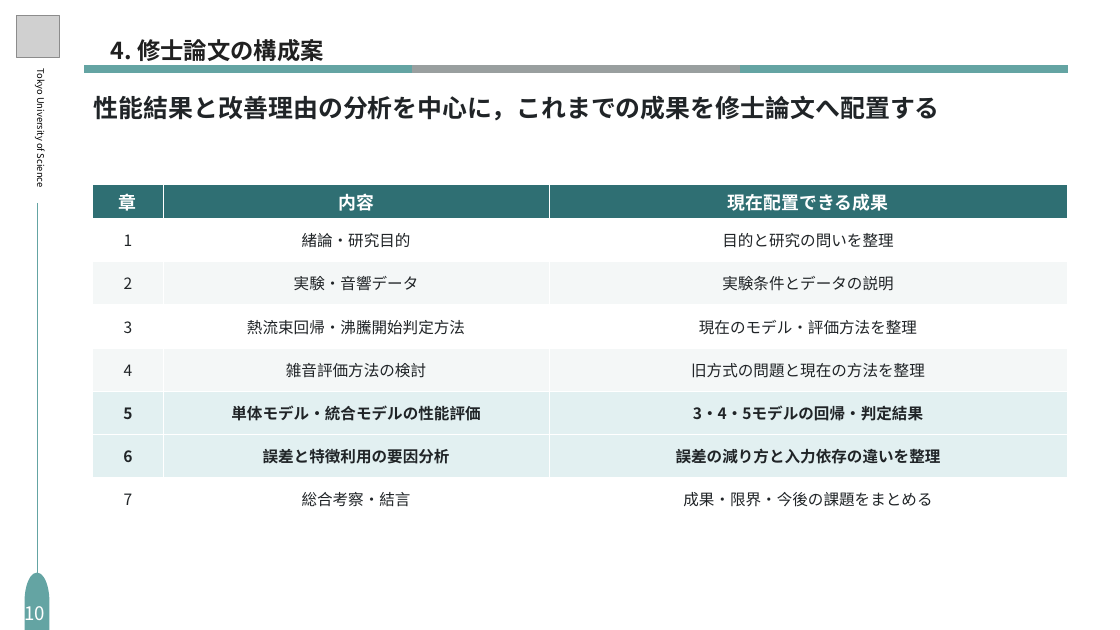
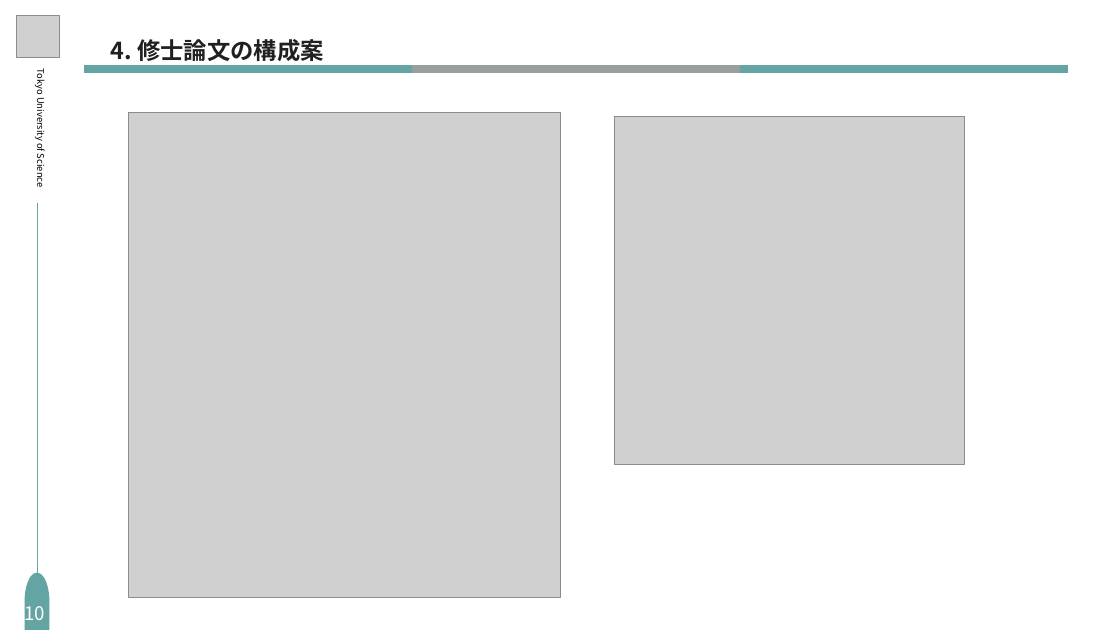
Before and after one commit to S-Riku-tus/university_research, a slide deck: slide 13 of 研究進捗報告/2026/1016（研究進捗報告）/研究進捗_1016_編集用_修正版.pptx. Drawn at 1120x630 pixels with LibreOffice and Linux fonts; fonts in the diff are those of the drawing; grey boxes stand for pictures. Boxes give left, top, right and bottom in pixels: in the first picture for what was removed or moved away, otherwise in the second. Text is boxed around its words. In the diff, an @@ line names an element or a change of style, - is before the commit and + after.

```diff
--- a/研究進捗報告/2026/1016（研究進捗報告）/研究進捗_1016_編集用_修正版.pptx
+++ b/研究進捗報告/2026/1016（研究進捗報告）/研究進捗_1016_編集用_修正版.pptx
@@ text removed at (94,95,940,120) @@
-性能結果と改善理由の分析を中心に，これまでの成果を修士論文へ配置する
@@ picture added at (128,112,561,597) @@
@@ picture added at (615,116,965,464) @@
@@ table removed at (92,184,1067,521), 8 rows, 3 columns @@
-章 | 内容 | 現在配置できる成果
-1 | 緒論・研究目的 | 目的と研究の問いを整理
-2 | 実験・音響データ | 実験条件とデータの説明
-3 | 熱流束回帰・沸騰開始判定方法 | 現在のモデル・評価方法を整理
-4 | 雑音評価方法の検討 | 旧方式の問題と現在の方法を整理
-5 | 単体モデル・統合モデルの性能評価 | 3・4・5モデルの回帰・判定結果
-6 | 誤差と特徴利用の要因分析 | 誤差の減り方と入力依存の違いを整理
-7 | 総合考察・結言 | 成果・限界・今後の課題をまとめる
```
Also in this commit, not shown: 11 other slides changed, 1 slide added, 1 slide removed.
